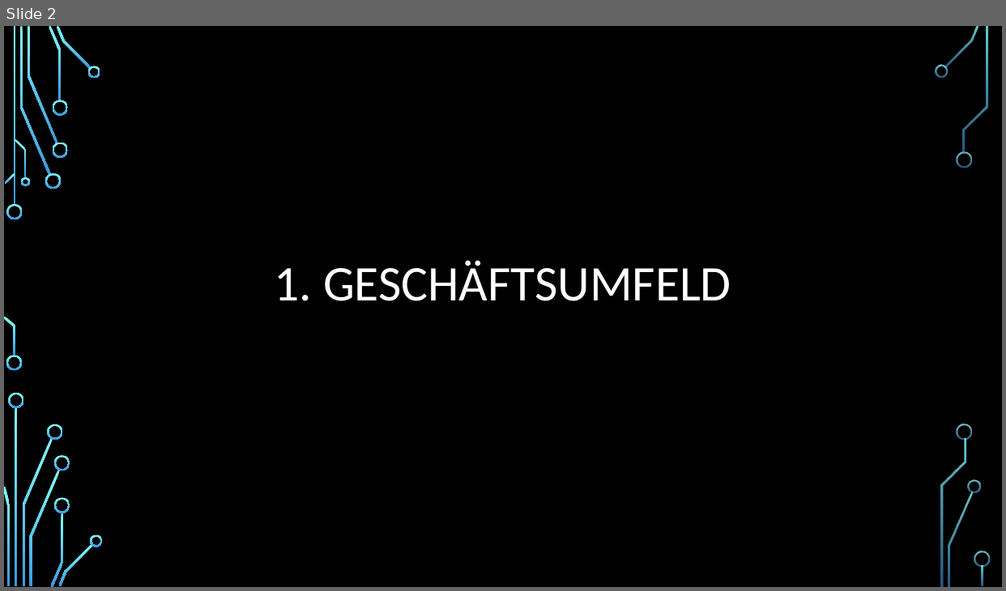
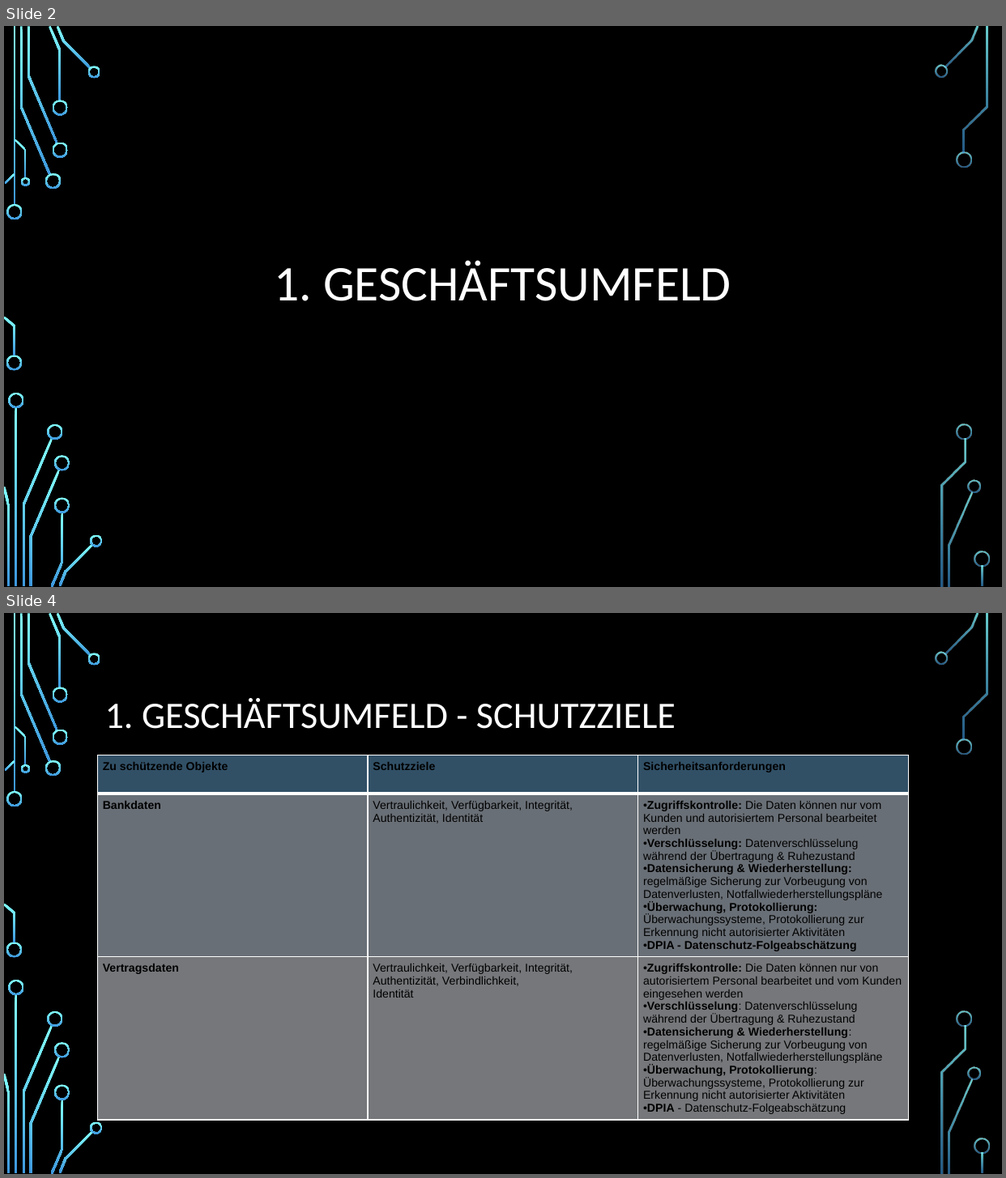
Before and after one commit to CelMur/TINF21CS2_Security_by_Design_Gruppenprojekt, a slide deck: Documentation/2023_10_26_SBD_Präsentation.pptx. Shown one above the other, each under a label of ours: slide 2 before the commit, slides 2 and 4 after it; the slides between them are not shown. The pictures are 1006x591 and 1006x1178 pixels, drawn with LibreOffice and Linux fonts; fonts in the diff are those of the drawing; background and template pictures are left out. Boxes give left, top, right and bottom in pixels: in the first picture for what was removed or moved away, otherwise in the second. Text is boxed around its words. In the diff, an @@ line names an element or a change of style, - is before the commit and + after.

```diff
--- a/Documentation/2023_10_26_SBD_Präsentation.pptx
+++ b/Documentation/2023_10_26_SBD_Präsentation.pptx
@@ slide 4 added at <box>4,613,1002,1174</box>, background picture (left out); not listed: 36 template elements that a slide beside it also shows @@
@@ title added at <box>105,698,675,729</box>, 36 pt, text #FFFFFF @@
+1. GESCHÄFTSUMFELD - SCHUTZZIELE
@@ table added at <box>98,756,908,1144</box>, 3 rows, 3 columns @@
+Zu schützende Objekte | Schutzziele | Sicherheitsanforderungen
+Bankdaten | Vertraulichkeit, Verfügbarkeit, Integrität, / Authentizität, Identität | Zugriffskontrolle: Die Daten können nur vom Kunden und autorisiertem Personal bearbeitet werden / Verschlüsselung: Datenverschlüsselung während der Übertragung & Ruhezustand / Datensicherung & Wiederherstellung: regelmäßige Sicherung zur Vorbeugung von Datenverlusten, Notfallwiederherstellungspläne / Überwachung, Protokollierung: Überwachungssysteme, Protokollierung zur Erkennung nicht autorisierter Aktivitäten / DPIA - Datenschutz-Folgeabschätzung
+Vertragsdaten | Vertraulichkeit, Verfügbarkeit, Integrität, / Authentizität, Verbindlichkeit, / Identität | Zugriffskontrolle: Die Daten können nur von autorisiertem Personal bearbeitet und vom Kunden eingesehen werden / Verschlüsselung: Datenverschlüsselung während der Übertragung & Ruhezustand / Datensicherung & Wiederherstellung: regelmäßige Sicherung zur Vorbeugung von Datenverlusten, Notfallwiederherstellungspläne / Überwachung, Protokollierung: Überwachungssysteme, Protokollierung zur Erkennung nicht autorisierter Aktivitäten / DPIA - Datenschutz-Folgeabschätzung
```
Also in this commit, not shown: 3 slides changed, 2 other slides added, 2 slides removed.
